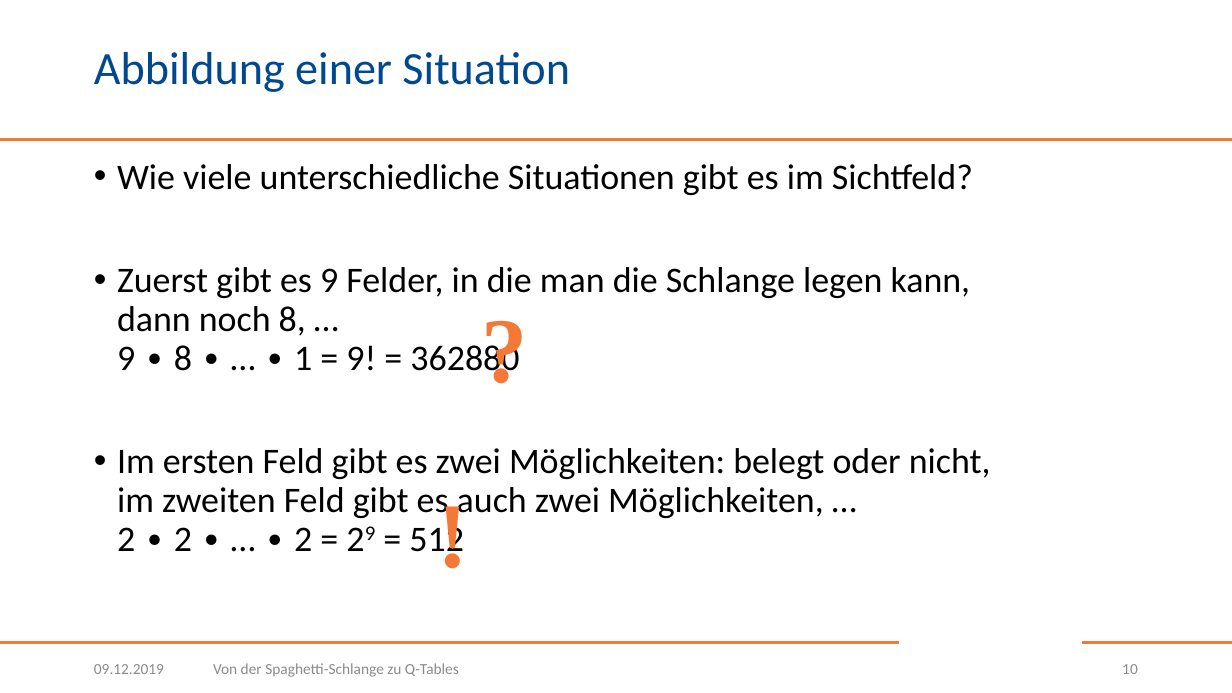
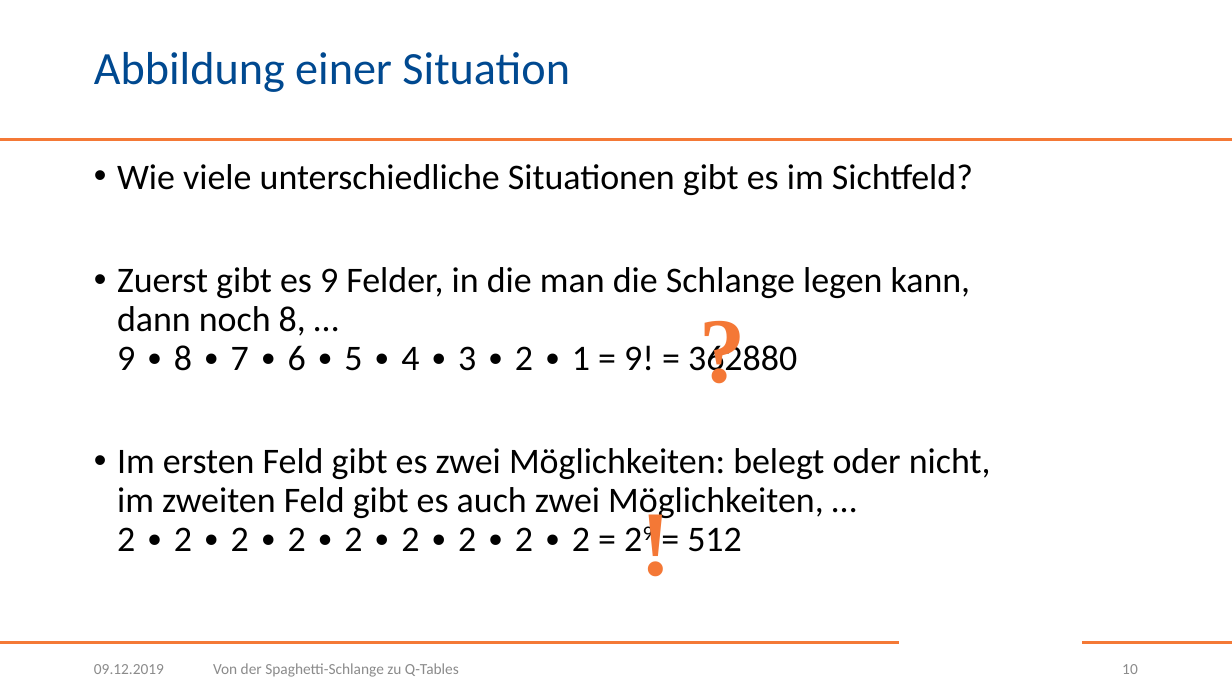
Before and after one commit to BogyMitutoyoCTL/Snake-AI-2021.1, a slide deck: slide 10 of presentation/Von der Spaghetti-Schlange zu Q-Tables.pptx. Drawn at 1232x693 pixels with LibreOffice and Linux fonts; fonts in the diff are those of the drawing; background and template pictures are left out. Boxes give left, top, right and bottom in pixels: in the first picture for what was removed or moved away, otherwise in the second. Text is boxed around its words. In the diff, an @@ line names an element or a change of style, - is before the commit and + after.

```diff
--- a/presentation/Von der Spaghetti-Schlange zu Q-Tables.pptx
+++ b/presentation/Von der Spaghetti-Schlange zu Q-Tables.pptx
@@ text at (x1=117, y1=267, x2=991, y2=552): text changed @@
-• Zuerst gibt es 9 Felder, in die man die Schlange legen kann,
-  dann noch 8, …
-  9 ∙ 8 ∙ … ∙ 1 = 9! = 362880
-• Im ersten Feld gibt es zwei Möglichkeiten: belegt oder nicht,
-  im zweiten Feld gibt es auch zwei Möglichkeiten, …
-  2 ∙ 2 ∙ … ∙ 2 = 29 = 512
+• Zuerst gibt es 9 Felder, in die man die Schlange legen kann,
+  dann noch 8, …
+  9 ∙ 8 ∙ 7 ∙ 6 ∙ 5 ∙ 4 ∙ 3 ∙ 2 ∙ 1 = 9! = 362880
+• Im ersten Feld gibt es zwei Möglichkeiten: belegt oder nicht,
+  im zweiten Feld gibt es auch zwei Möglichkeiten, …
+  2 ∙ 2 ∙ 2 ∙ 2 ∙ 2 ∙ 2 ∙ 2 ∙ 2 ∙ 2 = 29 = 512
@@ text "?" moved from (x1=473, y1=286, x2=546, y2=407) to (x1=690, y1=286, x2=763, y2=407) @@
@@ text "!" moved from (x1=428, y1=470, x2=501, y2=592) to (x1=632, y1=479, x2=705, y2=600) @@
```
Also in this commit, not shown: 5 other slides changed, 1 slide added.
